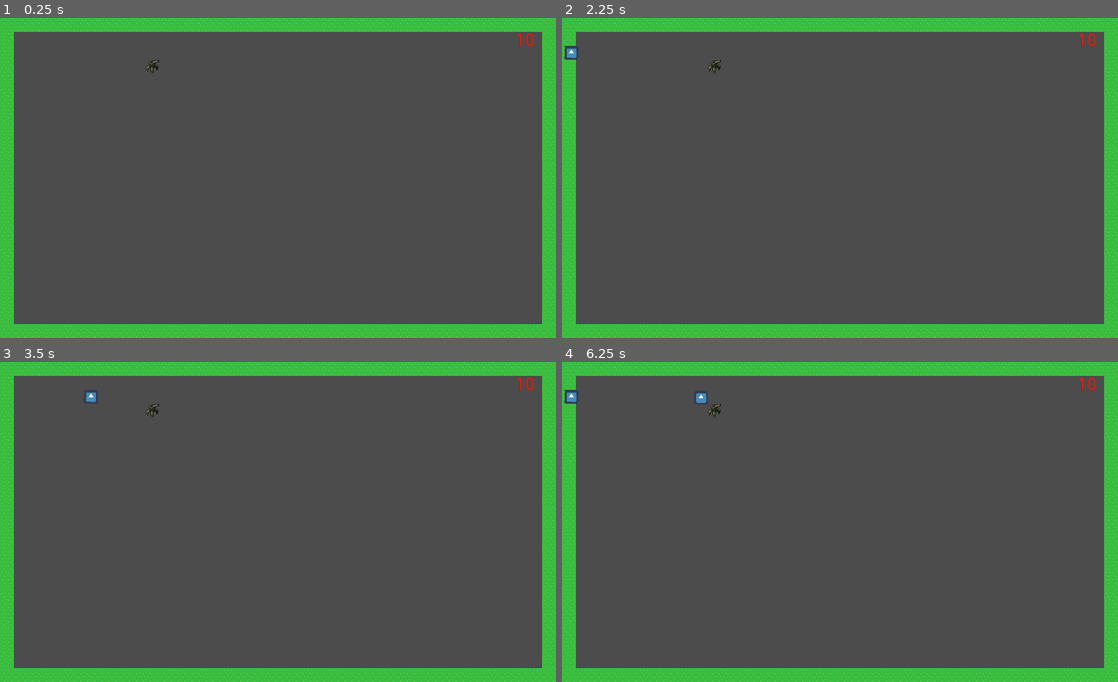
Above: before the commit, frames 1-4 (two rows, left to right).
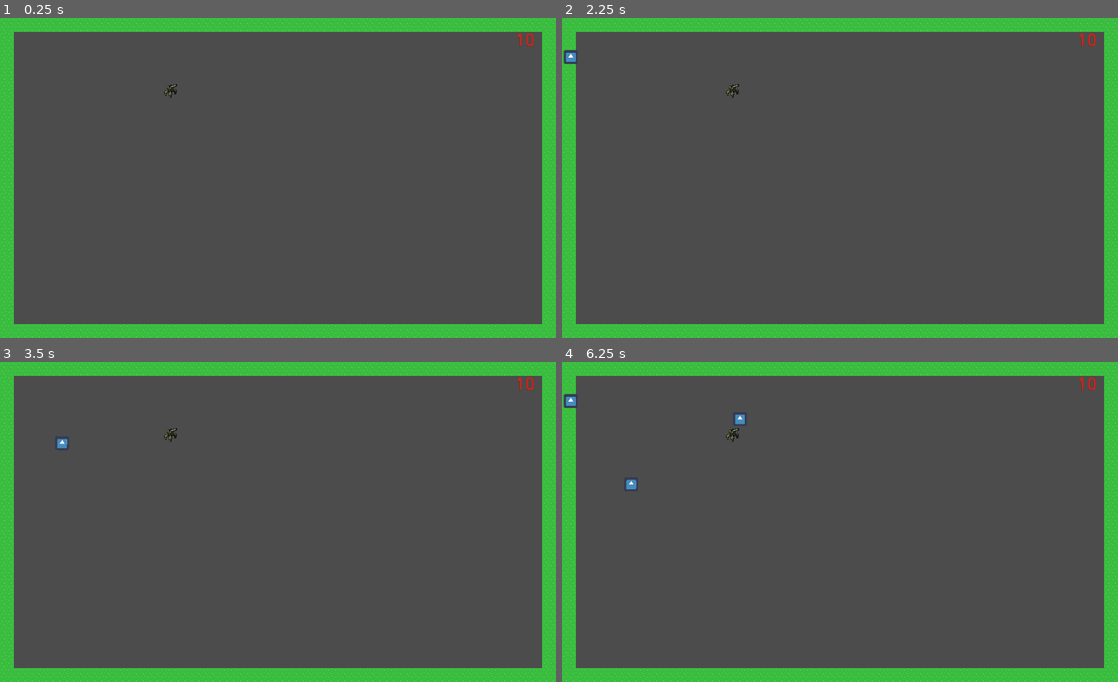
Above: after the commit, the same moments.

Repository: eheroedog/TDcollab
Game: Godot game, scene res://world1.tscn
Same seed, same stepped clock (60 frames per second), same inputs: the game is played once before the commit and once after it. The engine's default icon, where the game draws it, is replaced by a stand-in: a white triangle on a blue panel in a dark square.
Inputs:
- Up to frame 1 (0.25 s): no input
- Up to frame 2 (2.25 s): tap Enter at 0.5, 2 s; tap Space at 1.25 s
- Up to frame 3 (3.5 s): no input
- Up to frame 4 (6.25 s): no input

The runs differ from the first frame. In frame 1, 0.1% of the frame differs, in the area x 26-32%, y 13-25%; in frame 2, 0.2%; in frame 3, 0.2%; in frame 4, 0.4%, in the area x 0-33%, y 8-40%.

Commit message:
testing change

Diff:
--- a/tdtest/world1.tscn
+++ b/tdtest/world1.tscn
@@ -162,25 +162,25 @@
 10/shapes = [  ]
 10/z_index = 0
 
-[sub_resource type="Curve2D" id=1]
+[sub_resource type="Curve2D" id=2]
 _data = {
-"points": PoolVector2Array( 0, 0, 0, 0, -16, 80, 0, 0, 0, 0, 320, 80, 0, 0, 0, 0, 320, 128, 0, 0, 0, 0, 352, 128, 0, 0, 0, 0, 352, 160, 0, 0, 0, 0, 736, 160 )
+"points": PoolVector2Array( 0, 0, 0, 0, -16, 80, 0, 0, 0, 0, 139.824, 122.285, 0, 0, 0, 0, 148.014, 288.595, 0, 0, 0, 0, 400.628, 123.545, 0, 0, 0, 0, 586.466, 282.925, 0, 0, 0, 0, 736, 160 )
 }
 
-[sub_resource type="RectangleShape2D" id=2]
+[sub_resource type="RectangleShape2D" id=3]
 extents = Vector2( 10, 16.5964 )
 
 [node name="lvl1" type="Node2D"]
 script = ExtResource( 6 )
 
 [node name="TileMap" type="TileMap" parent="."]
-tile_set = SubResource( 3 )
+tile_set = SubResource( 1 )
 cell_size = Vector2( 32, 32 )
 format = 1
 tile_data = PoolIntArray( 0, 10, 0, 1, 10, 0, 2, 10, 0, 3, 10, 0, 4, 10, 0, 5, 10, 0, 6, 10, 0, 7, 10, 0, 8, 10, 0, 9,  …(1617 unchanged characters)…
 
 [node name="Path2D" type="Path2D" parent="."]
-curve = SubResource( 1 )
+curve = SubResource( 2 )
 script = ExtResource( 3 )
 
 [node name="UI" type="Node" parent="."]
@@ -200,7 +200,7 @@
 [node name="entities" type="YSort" parent="."]
 
 [node name="Basic" parent="." instance=ExtResource( 4 )]
-position = Vector2( 352, 112 )
+position = Vector2( 394.04, 168.095 )
 
 [node name="End" type="Area2D" parent="."]
 position = Vector2( 733.898, 154.324 )
Not shown: 2 places in tdtest/world1.tscn that only renumber resources
